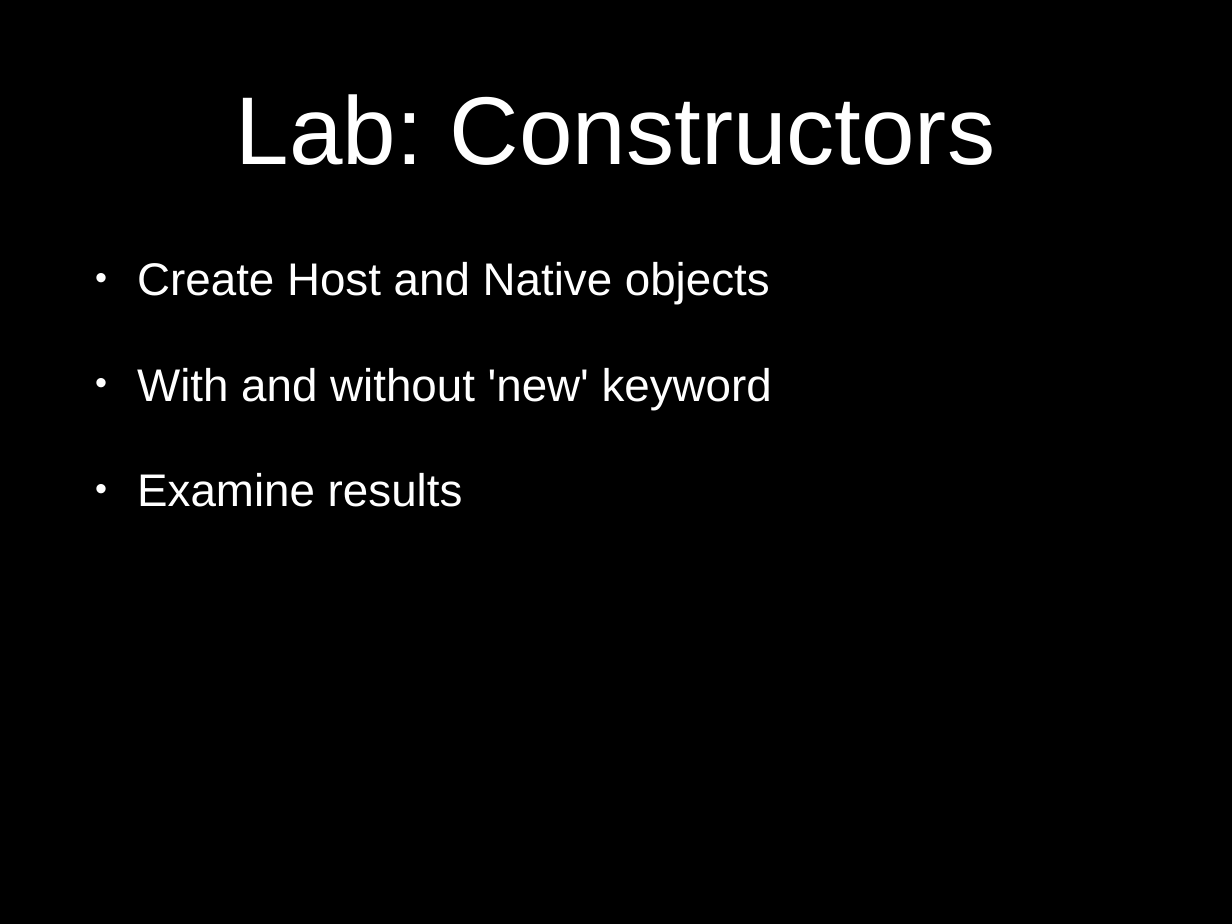
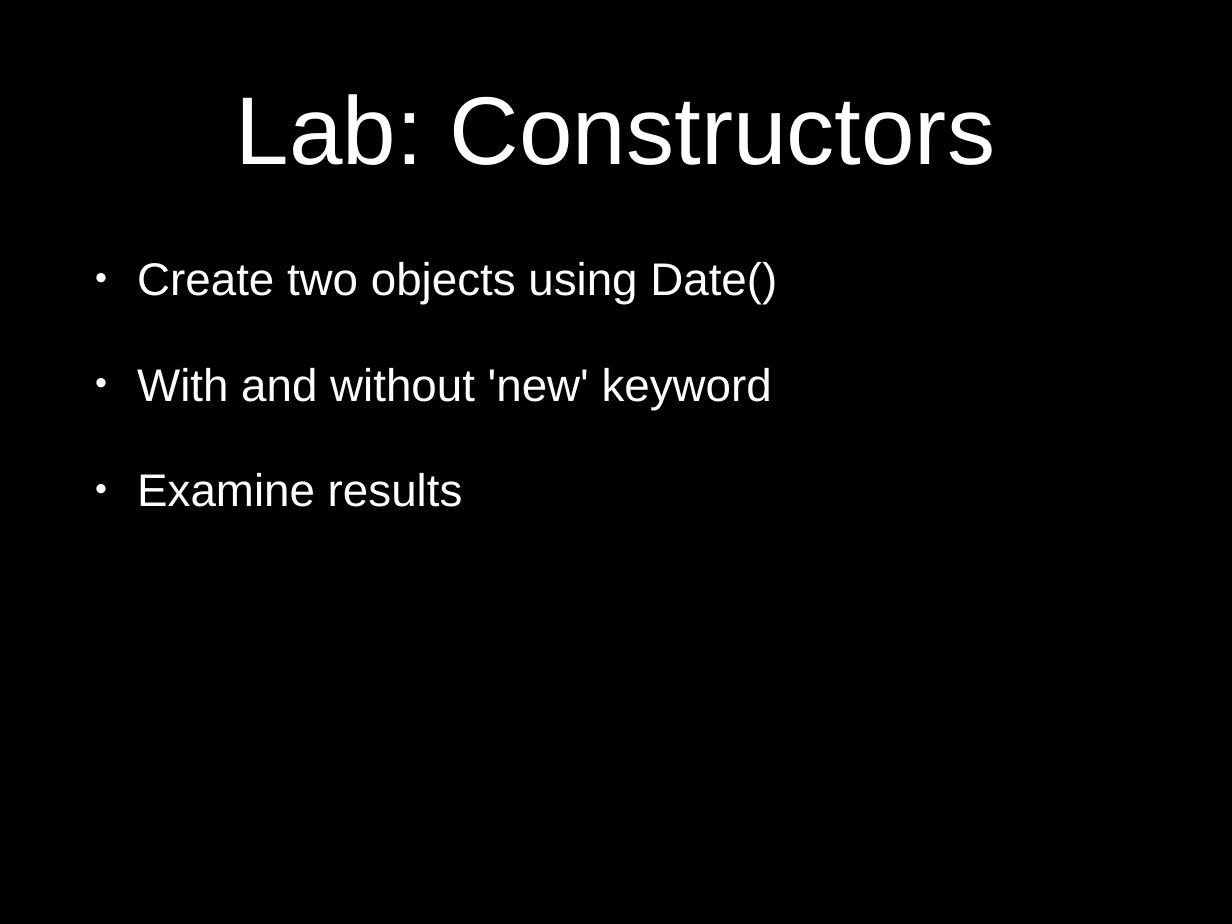
Before and after one commit to eliasjames/training-web-dev, a slide deck: slide 73 of intro-to-web-dev/slides/powerpoint/day2.pptx (slide 70 before the commit). Drawn at 1232x924 pixels with LibreOffice and Linux fonts; fonts in the diff are those of the drawing. Boxes give left, top, right and bottom in pixels: in the first picture for what was removed or moved away, otherwise in the second. Text is boxed around its words. In the diff, an @@ line names an element or a change of style, - is before the commit and + after.

```diff
--- a/intro-to-web-dev/slides/powerpoint/day2.pptx
+++ b/intro-to-web-dev/slides/powerpoint/day2.pptx
@@ text at (137,262,777,305): text changed @@
-• Create Host and Native objects
+• Create two objects using Date()
```
Also in this commit, not shown: 15 other slides changed, 8 slides added, 4 slides removed.
